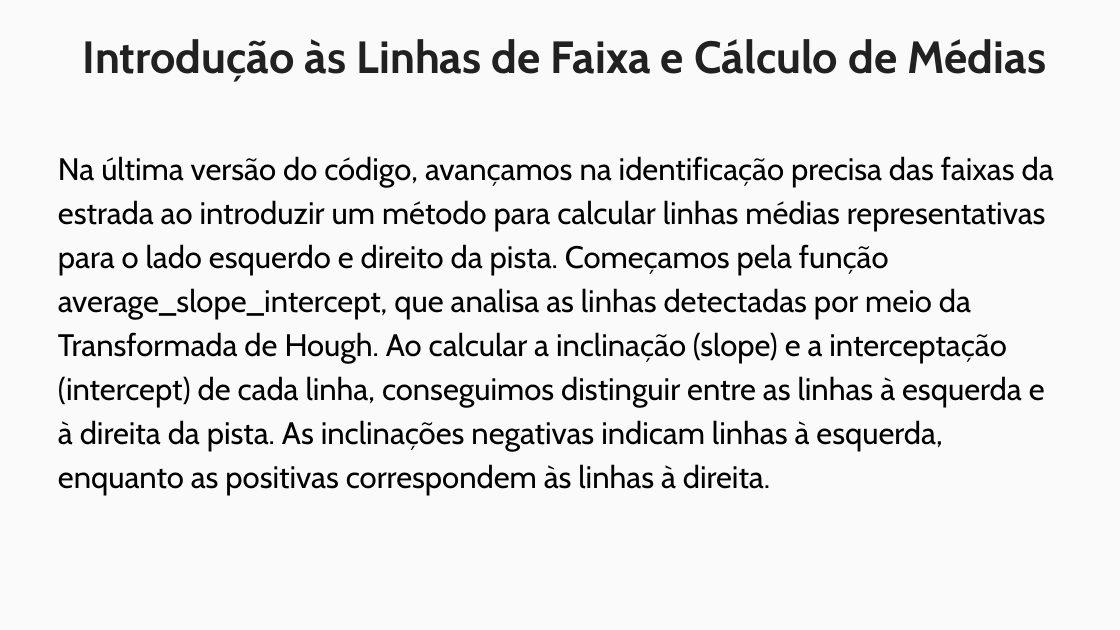
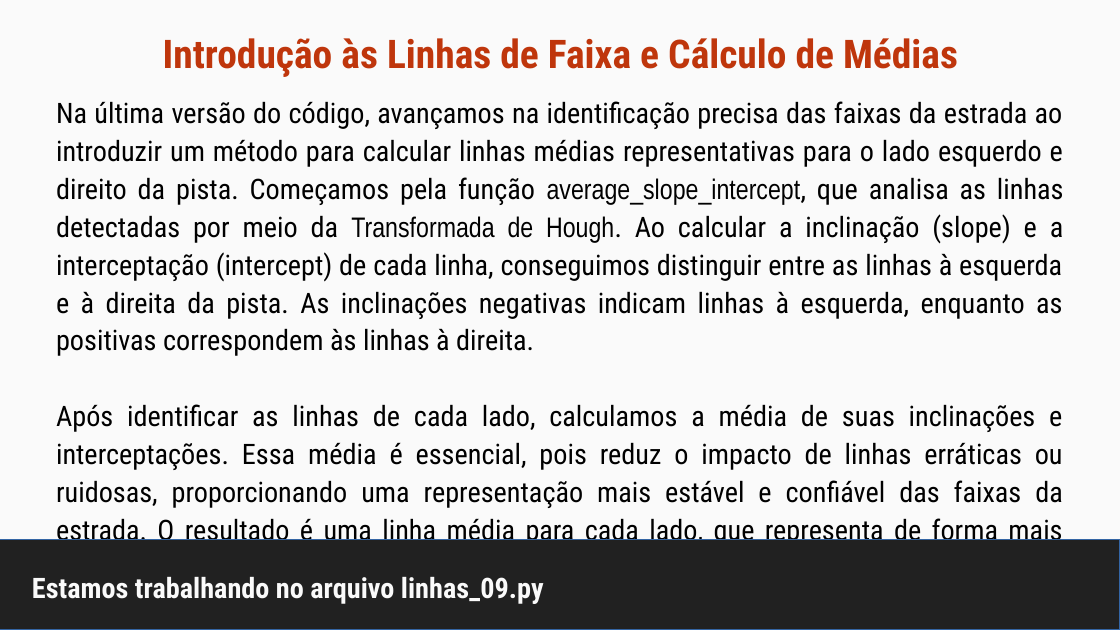
Before and after one commit to maurizioprizzi/finding_lanes, a slide deck: slide 29 of computer_vision_encounter_01.odp. Drawn at 1120x630 pixels with LibreOffice and Linux fonts; fonts in the diff are those of the drawing. Boxes give left, top, right and bottom in pixels: in the first picture for what was removed or moved away, otherwise in the second. Text is boxed around its words. In the diff, an @@ line names an element or a change of style, - is before the commit and + after.

```diff
--- a/computer_vision_encounter_01.odp
+++ b/computer_vision_encounter_01.odp
@@ title "Introdução às Linhas de Faixa ..." at box(163, 38, 958, 77): size 32 to 28 pt, font Cabin to Roboto Condensed, text colour #212121 to #BF360C; vertical alignment top to middle @@
@@ text at box(56, 101, 1064, 356): size 22 to 20 pt, font Cabin to Roboto Condensed in "Na última versão do código, avançamos na ..."; font Cabin to Arial Narrow in "average_slope_intercept, Transformada de Hough."; alignment left to justified; line spacing 31.2pt to 26.9pt @@
@@ text "Na última versão do código, ...": place and size @@
-text "Na última versão do código, ..." at box(58, 156, 1054, 495)
+text "Na última versão do código, ..." at box(56, 101, 1064, 585)
@@ text at box(56, 404, 1063, 585): paragraph added @@
+Após identificar as linhas de cada lado, calculamos a média de suas inclinações e interceptações. Essa média é essencial, pois reduz o impacto de linhas erráticas ou ruidosas, proporcionando uma representação mais estável e confiável das faixas da estrada. O resultado é uma linha média para cada lado, que representa de forma mais consistente a trajetória da estrada.
@@ rectangle added at box(0, 540, 1120, 630), fill #212121, outline #3465A4 0 pt @@
@@ title added at box(32, 577, 544, 604), 20 pt, text #FAFAFA, bold @@
+Estamos trabalhando no arquivo linhas_09.py
```
Also in this commit, not shown: 7 other slides changed, 2 slides removed, 2 other files.
